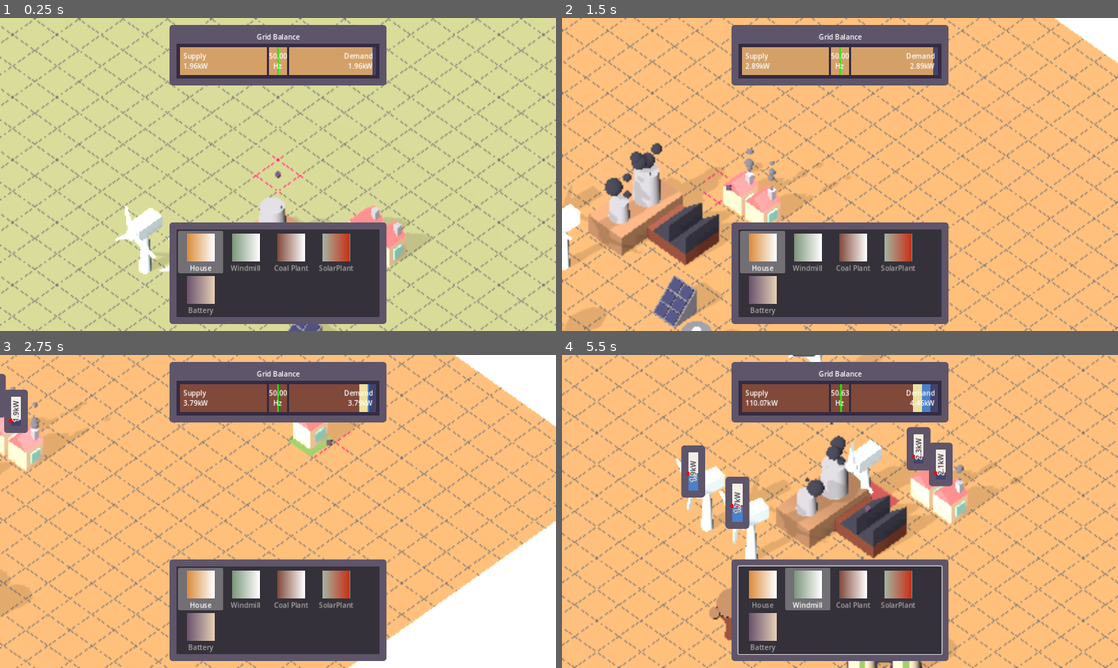
Above: before the commit, frames 1-4 (two rows, left to right).
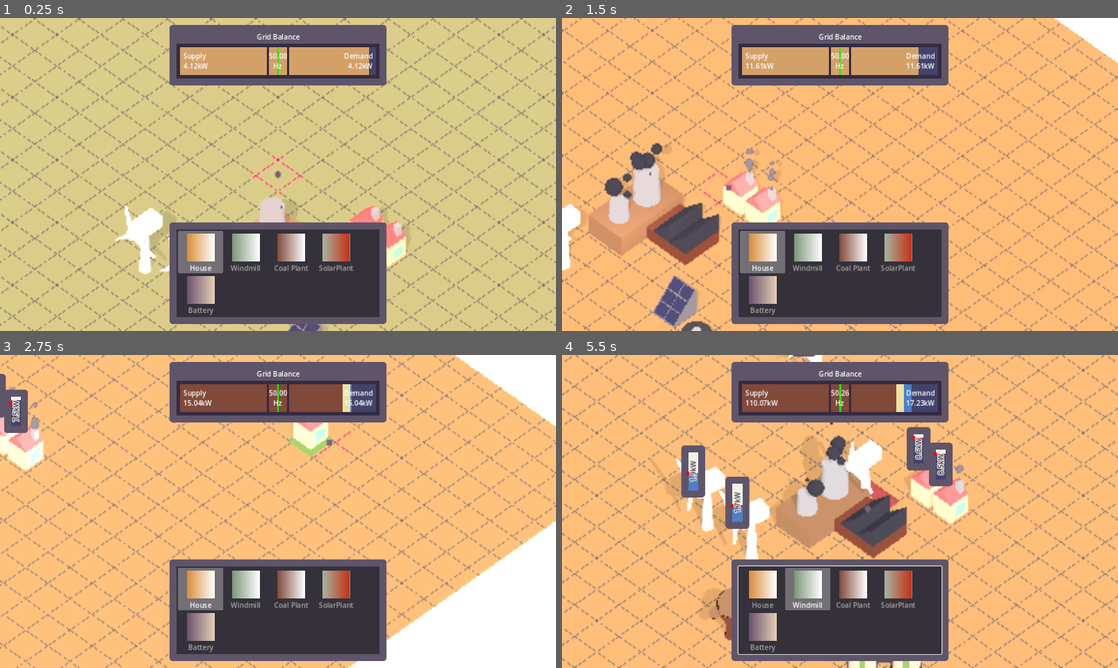
Above: after the commit, the same moments.

Repository: Vandebron/vandebron_game
Game: Godot game, scene res://world/main.tscn
Same seed, same stepped clock (60 frames per second), same inputs: the game is played once before the commit and once after it.
Inputs (mouse positions are in pixels of both pictures, inside the frame that each line leads up to):
- Up to frame 1 (0.25 s): no input
- Up to frame 2 (1.5 s): tap Enter at 0.5 s; move the mouse to (962, 158) at 0.52 s; hold D (move_right) 0.53-1.28 s; hold Tab (show_info) 0.53-1.28 s; click (962, 158) at 0.67 s; move the mouse to (728, 190) at 1.27 s; hold S (move_down) from 1.28 s (still down); click (728, 190) at 1.35 s
- Up to frame 3 (2.75 s): tap Tab (show_info) at 1.55 s; move the mouse to (333, 442) at 2.02 s; release S (move_down) at 2.03 s; hold D (move_right) from 2.03 s (still down); hold Tab (show_info) from 2.03 s (still down); tap Space (build_initiate) at 2.1 s
- Up to frame 4 (5.5 s): move the mouse to (812, 574) at 2.77 s; release D (move_right) at 2.78 s; release Tab (show_info) at 2.78 s; hold W (move_up) 2.78-3.53 s; tap Tab (show_info) at 2.85, 4.55 s; click (812, 574) at 2.92 s; move the mouse to (1006, 558) at 3.52 s; hold Tab (show_info) 3.53-4.28 s; hold A (move_left) 3.53-5.03 s; move the mouse to (673, 464) at 4.27 s; click (673, 464) at 4.35 s; move the mouse to (867, 511) at 5.02 s; hold S (move_down) from 5.03 s (still down); hold Tab (show_info) from 5.03 s (still down); tap Space (build_initiate) at 5.1 s; click (867, 511) at 5.17 s

The runs differ from the first frame. In frame 1, 1.3% of the frame differs, in the area x 20-78%, y 9-100%; in frame 2, 5.2%; in frame 3, 2.3%; in frame 4, 6.5%, in the area x 15-83%, y 0-100%.

Commit message:
Add time & part of day; remove moon

Diff:
--- a/library/day_night_cycle.tres
+++ /dev/null
@@ -1,5 +0,0 @@
-[gd_resource type="Curve" format=3 uid="uid://bdblxndiqv2tn"]
-
-[resource]
-_data = [Vector2(0, 1), 0.0, -0.0316533, 0, 0, Vector2(0.104265, 0.75452), 0.0, 0.0, 0, 0, Vector2(0.248815, 0.751908), 0.0, 0.0, 0, 0, Vector2(0.398104, 0), 0.0, 0.0, 0, 0, Vector2(0.604265, 0), 0.0, 0.0, 0, 0, Vector2(0.748815, 0.749297), 0.0, 0.0, 0, 0, Vector2(0.902844, 0.751908), 0.0, 0.0, 0, 0, Vector2(1, 1), 0.0152972, 0.0, 0, 0]
-point_count = 8
--- a/library/events.gd
+++ b/library/events.gd
@@ -4,7 +4,7 @@
 signal build_cancelled()
 signal build_confirmed()
 
-signal night_started()
-signal night_ended()
+signal part_of_day_started(part: Weather.DayPart)
+signal part_of_day_ended(part: Weather.DayPart)
 signal season_started(season: Weather.Season)
 signal season_ended(season: Weather.Season)
--- a/library/utils.gd
+++ b/library/utils.gd
@@ -23,8 +23,8 @@
 ## Returns a value between -1 and 1, based on the current time.
 ## It returns -1 at the start of the time time cycle, and 1 at the end.
 ## Convenient for sampling points on a curve. Especially sine waves.
-func get_cycle_value(cycle_time_ms: int) -> float:
-	var current_time_ms: int = Time.get_ticks_msec()
+func get_cycle_value(cycle_time_ms: int, offset: int = 0) -> float:
+	var current_time_ms: int = Time.get_ticks_msec() + offset
 	return 1.0 - (2.0 * (current_time_ms % cycle_time_ms)) / cycle_time_ms
 
 
--- a/library/weather.gd
+++ b/library/weather.gd
@@ -1,10 +1,11 @@
 extends Node
 
 enum Season {AUTUMN, WINTER, SPRING, SUMMER}
+enum DayPart {DAWN, NOON, DUSK, NIGHT}
 
 const days_per_season: int = 7
-const day_night_cycle: Curve = preload("res://library/day_night_cycle.tres")
 const day_night_cycle_ms: int = 30_000 # Cycle of 30 seconds means day=15s, night=15s
+const game_start_offset_ms: int = floori((6.0 / 24.0) * float(day_night_cycle_ms)) # Start the game at 6 'o clock
 const wind_cycle_ms: int = 30_000 # Dictates how long it takes for weather to repeat
 const min_temperature: float = -10.0
 const max_temperature: float = 40.0
@@ -12,13 +13,15 @@
 var wind_angle: float = 1.0 # Direction of wind in radians. Cosmetic. does not affect wind power
 var wind: float = 0.5 # Ranges from 0-1
 var sun: float = 0.5 # Ranges from 0-1
+var temperature: float = 0.0 # Ranges from 0-1; let's say 0=-10, 1=40
 var point_of_day: float = 1.0 # Ranges from 0-1; night is < 0.5
-var temperature: float = 0.0 # Ranges from 0-1; let's say 0=-10, 1=40
+var time_of_day: float = 0.0: get=_get_time_of_day # Ranges from 0-24
+var part_of_day: DayPart = DayPart.DAWN: get=_get_part_of_day
+var season: Season
 
 var _target_wind: float = 1.0
-var _was_night: bool
 var _days_passed: int
-var season: Season
+var _prev_part_of_day: DayPart = DayPart.DAWN
 
 
 func _ready() -> void:
@@ -27,23 +30,81 @@
 
 
 func _physics_process(delta: float) -> void:
-	point_of_day = _get_point_of_day()
+	point_of_day = _get_point_of_day() # This gets sampled so much, so we cache it here
+	_handle_day_transitions()
 	wind = lerpf(wind, _target_wind, delta)
-	temperature = point_of_day
 
-	if is_night() && !_was_night:
-		_was_night = true
-		Events.night_started.emit()
-	elif !is_night() && _was_night:
-		_was_night = false
-		Events.night_ended.emit()
 
-		_days_passed += 1
-		# Increment season every X days, and make sure it wraps around from summer to autumn.
-		if _days_passed % days_per_season == 0:
-			Events.season_ended.emit(season)
-			season = wrapi(season + 1, 0, Season.size()) as Season
-			Events.season_started.emit(season)
+func celcius_to_temp(celcius: float) -> float:
+	return (celcius + min_temperature) / (max_temperature - min_temperature)
+
+
+func temp_to_celcius(temp: float) -> float:
+	return (temp * (max_temperature - min_temperature)) - min_temperature
+
+
+func is_dawn() -> bool:
+	return part_of_day == DayPart.DAWN
+
+
+func is_noon() -> bool:
+	return part_of_day == DayPart.NOON
+
+
+func is_dusk() -> bool:
+	return part_of_day == DayPart.NOON
+
+
+func is_night() -> bool:
+	return part_of_day == DayPart.NIGHT
+
+
+func is_day() -> bool:
+	return !is_night()
+
+
+## Returns value in 0-24h range
+func _get_time_of_day() -> float:
+	return point_of_day * 24.0
+
+
+## Returns value in 0-1 range.
+func _get_point_of_day() -> float:
+	var t: float = Utils.get_cycle_value(int(day_night_cycle_ms), game_start_offset_ms)
+	return (1.0 - t) / 2.0
+
+
+func _get_part_of_day() -> DayPart:
+	var time: float = time_of_day
+	if time > 6.00 && time <= 12.00:
+		return DayPart.DAWN
+	if time > 12.00 && time <= 18.00:
+		return DayPart.NOON
+	if time > 18.00 && time <= 24.00:
+		return DayPart.DUSK
+	return DayPart.NIGHT
+
+
+func _handle_day_transitions() -> void:
+	if part_of_day == _prev_part_of_day:
+		return
+
+	Events.part_of_day_ended.emit(_prev_part_of_day)
+	Events.part_of_day_started.emit(part_of_day)
+	_prev_part_of_day = part_of_day
+
+	if part_of_day != DayPart.DAWN:
+		return
+
+	_days_passed += 1
+
+	if _days_passed % days_per_season > 0:
+		return
+
+	# Increment season every X days, and make sure it wraps around from summer to autumn.
+	Events.season_ended.emit(season)
+	season = wrapi(season + 1, 0, Season.size()) as Season
+	Events.season_started.emit(season)
 
 
 func _update_wind() -> void:
@@ -78,25 +139,3 @@
 			return clampf(temp, celcius_to_temp(12.0), celcius_to_temp(40.0))
 	printerr("Unknown season")
 	return 0.5
-
-
-func is_day() -> bool:
-	return point_of_day >= 0.5
-
-
-func is_night() -> bool:
-	return point_of_day < 0.5
-
-
-func celcius_to_temp(celcius: float) -> float:
-	return (celcius + min_temperature) / (max_temperature - min_temperature)
-
-
-func temp_to_celcius(temp: float) -> float:
-	return (temp * (max_temperature - min_temperature)) - min_temperature
-
-
-func _get_point_of_day() -> float:
-	# We rotate the sun based on PI, so we need to account for that here
-	var x: float = Utils.get_cycle_value(int(day_night_cycle_ms * PI))
-	return day_night_cycle.sample(absf(x))
--- a/object/house/house.gd
+++ b/object/house/house.gd
@@ -13,14 +13,11 @@
 func _ready() -> void:
 	variance_timer.timeout.connect(self._update_variance)
 
+	Events.part_of_day_started.connect(self._on_part_of_day_started)
+	Events.part_of_day_ended.connect(self._on_part_of_day_ended)
+
 	if Weather.is_day():
 		model.animation_player.play("consume")
-
-	Events.night_started.connect(func() -> void:
-		model.animation_player.play("night"))
-
-	Events.night_ended.connect(func() -> void:
-		model.animation_player.play("consume"))
 
 
 func _physics_process(delta: float) -> void:
@@ -39,11 +36,6 @@
 		hide_info()
 
 
-## Introduces some randomness to consumption, so every house is a little bit different.
-func _update_variance() -> void:
-	_variance = randf() * consumption_variance
-
-
 func show_info() -> void:
 	%ConsumptionGaugeCtnr.visible = true
 	%ConsumptionGaugeCtnr.global_position = Utils.get_camera().unproject_position(global_position)
@@ -59,3 +51,18 @@
 
 func hide_info() -> void:
 	%ConsumptionGaugeCtnr.visible = false
+
+
+## Introduces some randomness to consumption, so every house is a little bit different.
+func _update_variance() -> void:
+	_variance = randf() * consumption_variance
+
+
+func _on_part_of_day_started(part: Weather.DayPart) -> void:
+	if part == Weather.DayPart.DUSK:
+		model.animation_player.play("night")
+
+
+func _on_part_of_day_ended(part: Weather.DayPart) -> void:
+	if part == Weather.DayPart.DUSK:
+		model.animation_player.play("consume")
--- a/object/sun_anchor.gd
+++ b/object/sun_anchor.gd
@@ -1,20 +1,17 @@
 extends Node3D
 
+@export var sun_color_range: GradientTexture1D
+@export var sun_light_energy_range: Curve
+
 @onready var sun: DirectionalLight3D = $Sun
-@onready var moon: DirectionalLight3D = $Moon
 
 
 func _physics_process(_delta: float) -> void:
-	rotation.z = PI * (1.0 - Weather.point_of_day)
-	rotation.y = PI * (1.0 - Weather.point_of_day)
-
-	sun.visible = Weather.is_day()
-	moon.visible = Weather.is_night()
+	# TODO: Fix sun rotation. It should not "jump" to a new orientation at break of dawn
+	rotation.z = -(PI * 0.5 * Weather.point_of_day)
+	rotation.y = (PI * 0.5 * Weather.point_of_day)
 
 	sun.look_at(Vector3.ZERO)
-	moon.look_at(Vector3.ZERO)
 
-	# TODO: Add dawn/dusk lighting style like this:
-	#sun.light_color = Color.hex(0xd3a068ff)
-	#sun.light_energy = 0.5
-	#$WorldEnvironment.environment.fog_enabled = _is_night()
+	sun.light_color = sun_color_range.gradient.sample(Weather.point_of_day)
+	sun.light_energy = sun_light_energy_range.sample(Weather.point_of_day)
--- a/world/main.tscn
+++ b/world/main.tscn
@@ -26,7 +26,20 @@
 ssao_enabled = true
 ssao_intensity = 4.0
 glow_enabled = true
-fog_density = 0.05
+
+[sub_resource type="Gradient" id="Gradient_tg6a4"]
+interpolation_mode = 2
+offsets = PackedFloat32Array(0, 0.25, 0.5, 0.75, 1)
+colors = PackedColorArray(0.262745, 0.262745, 0.415686, 1, 0.960784, 0.788235, 0.733333, 1, 1, 1, 1, 1, 0.85, 0.575875, 0.4845, 1, 0.262745, 0.262745, 0.415686, 1)
+
+[sub_resource type="GradientTexture1D" id="GradientTexture1D_ugm2t"]
+gradient = SubResource("Gradient_tg6a4")
+
+[sub_resource type="Curve" id="Curve_j6r4g"]
+min_value = 0.7
+max_value = 0.9
+_data = [Vector2(2.08165e-12, 0.7), 0.0, 0.0, 0, 0, Vector2(0.5, 0.9), 2.52989e-07, 2.52989e-07, 0, 0, Vector2(1, 0.7), 0.0, 0.0, 0, 0]
+point_count = 3
 
 [sub_resource type="BoxShape3D" id="BoxShape3D_fj1y3"]
 size = Vector3(32, 1, 32)
@@ -99,19 +112,13 @@
 environment = SubResource("Environment_khv8l")
 
 [node name="SunAnchor" type="Node3D" parent="."]
-transform = Transform3D(1, -3.48787e-16, 3.48787e-16, 3.48787e-16, 1, -3.48787e-16, -3.48787e-16, 3.48787e-16, 1, 0, 0, 0)
 script = ExtResource("2_hv10b")
+sun_color_range = SubResource("GradientTexture1D_ugm2t")
+sun_light_energy_range = SubResource("Curve_j6r4g")
 
 [node name="Sun" type="DirectionalLight3D" parent="SunAnchor"]
-transform = Transform3D(-0.819152, 0.345187, 0.458079, 6.98189e-08, -0.798636, 0.601815, 0.573576, 0.492978, 0.654204, 2.08165e-12, 11, 6)
+transform = Transform3D(-0.819152, 0.345187, 0.458078, 6.98189e-08, -0.798636, 0.601815, 0.573576, 0.492978, 0.654204, -7, 11, 13.25)
 light_energy = 0.9
-shadow_enabled = true
-shadow_opacity = 0.3
-
-[node name="Moon" type="DirectionalLight3D" parent="SunAnchor"]
-transform = Transform3D(0.798636, -0.362181, -0.480631, 2.78554e-16, 0.798636, -0.601815, 0.601815, 0.480631, 0.637819, 2.08165e-12, -11, 9)
-light_color = Color(0.262745, 0.262745, 0.415686, 1)
-light_energy = 0.7
 shadow_enabled = true
 shadow_opacity = 0.3
 
Not shown: 1 places in world/main.tscn that only renumber resources
